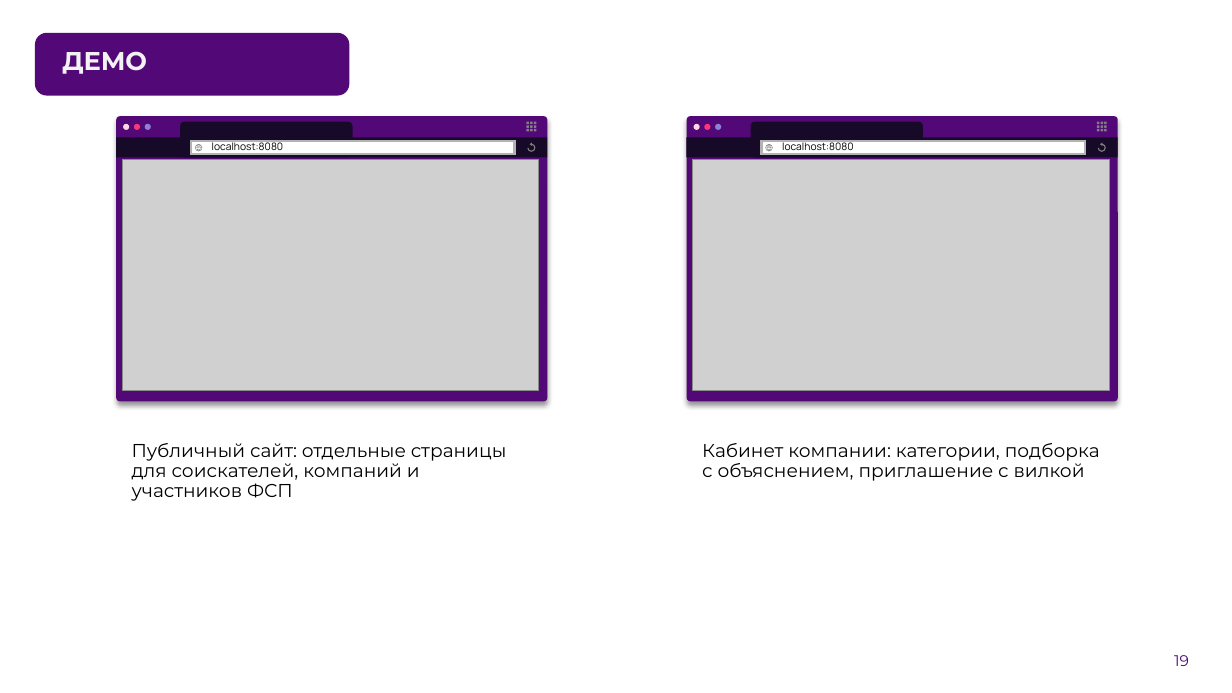
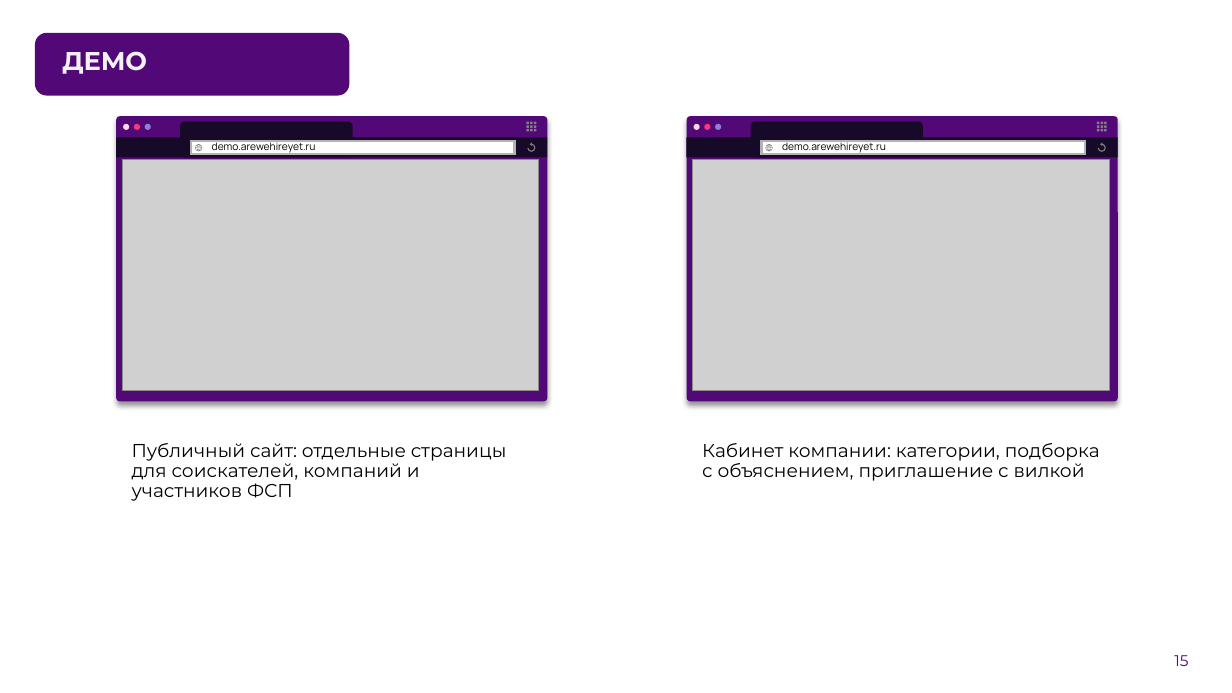
Before and after one commit to K1NGSM4N3/fsp-hack, a slide deck: slide 15 of docs/presentation.pptx (slide 19 before the commit). Drawn at 1232x693 pixels with LibreOffice and Linux fonts; fonts in the diff are those of the drawing; grey boxes stand for pictures; background and template pictures are left out. Boxes give left, top, right and bottom in pixels: in the first picture for what was removed or moved away, otherwise in the second. Text is boxed around its words. In the diff, an @@ line names an element or a change of style, - is before the commit and + after.

```diff
--- a/docs/presentation.pptx
+++ b/docs/presentation.pptx
@@ text at bbox=[212, 140, 316, 153]: text changed @@
-localhost:8080
+demo.arewehireyet.ru
@@ text at bbox=[782, 140, 886, 152]: text changed @@
-localhost:8080
+demo.arewehireyet.ru
@@ page number at bbox=[1174, 655, 1188, 666]: text changed @@
-19
+15
```
Also in this commit, not shown: 1 other slide changed, 1 other file.
